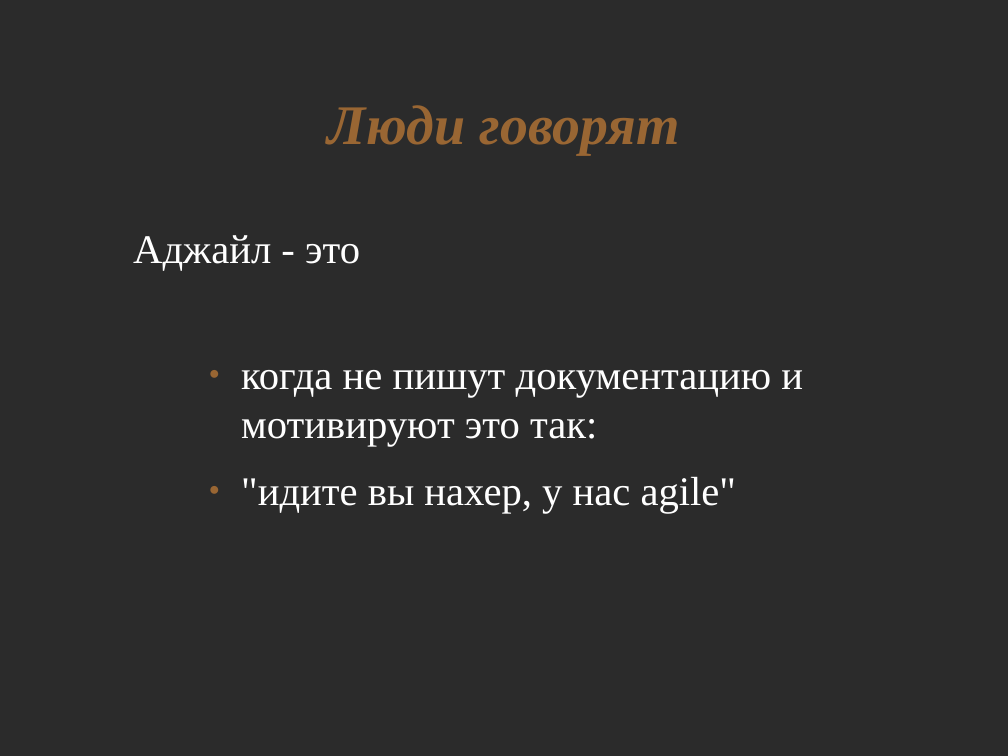
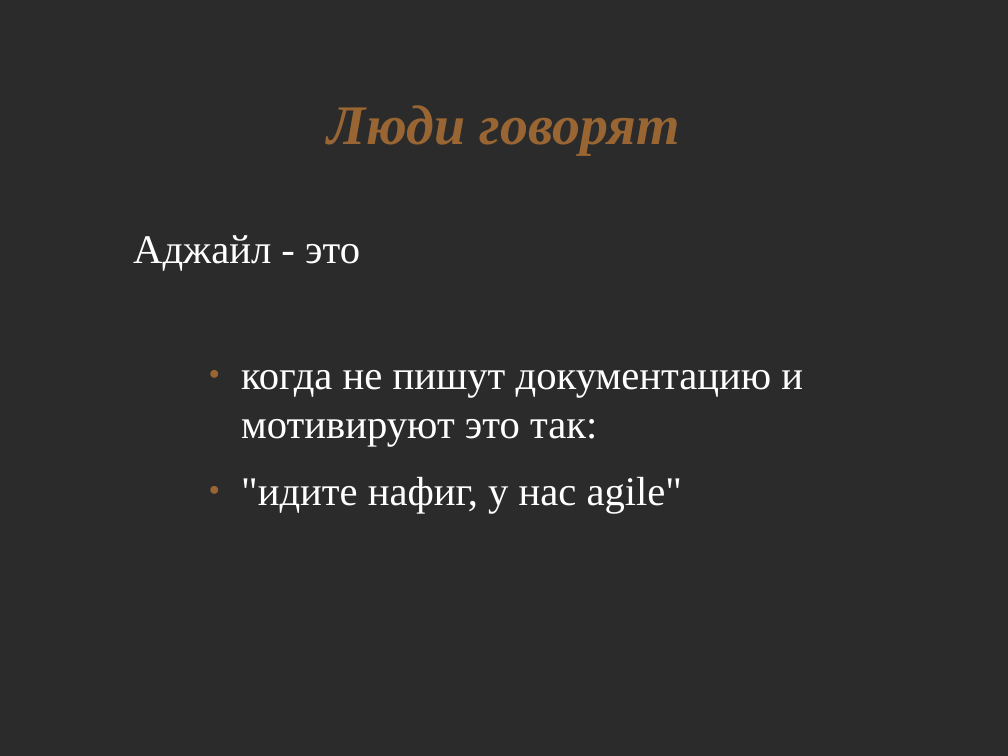
Before and after one commit to asolntsev/presentations, a slide deck: slide 7 of agile-technical-practices/agile-church.odp (slide 5 before the commit). Drawn at 1008x756 pixels with LibreOffice and Linux fonts; fonts in the diff are those of the drawing; background and template pictures are left out; a plain dark background stands for a picture behind light text. Boxes give left, top, right and bottom in pixels: in the first picture for what was removed or moved away, otherwise in the second. Text is boxed around its words. In the diff, an @@ line names an element or a change of style, - is before the commit and + after.

```diff
--- a/agile-technical-practices/agile-church.odp
+++ b/agile-technical-practices/agile-church.odp
@@ text at bbox=[241, 476, 682, 513]: text changed @@
-● "идите вы нахер, у нас agile"
+● "идите нафиг, у нас agile"
```
Also in this commit, not shown: 2 other slides changed, 3 slides added.
